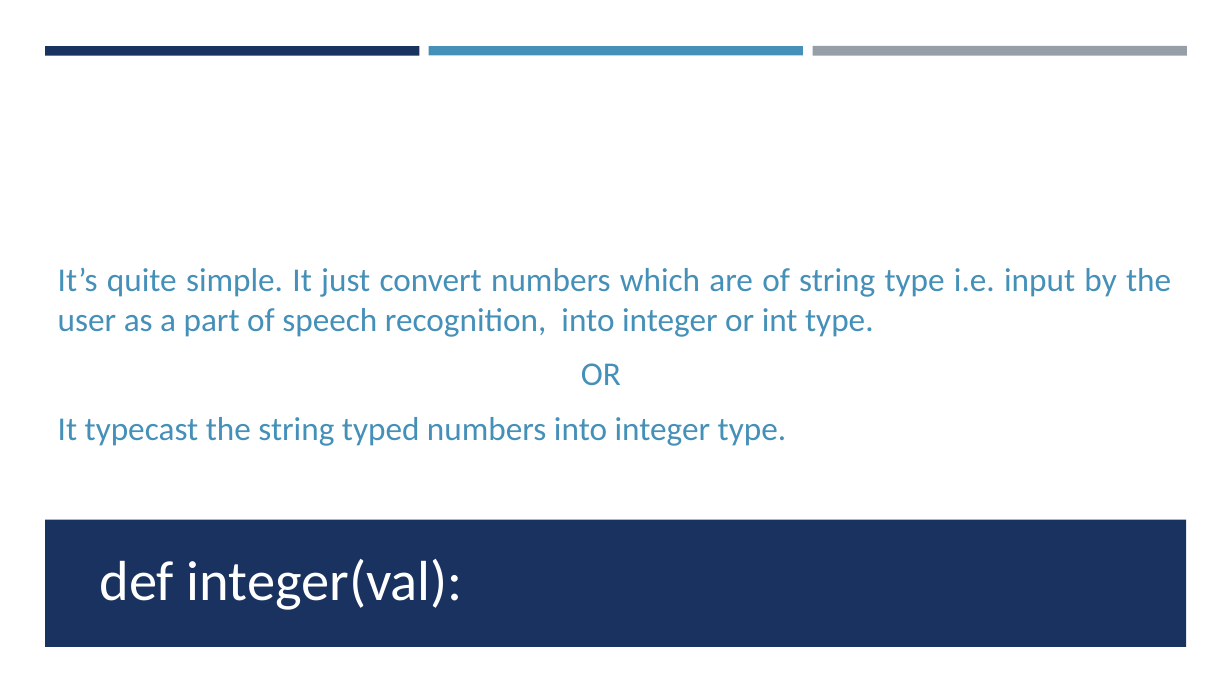
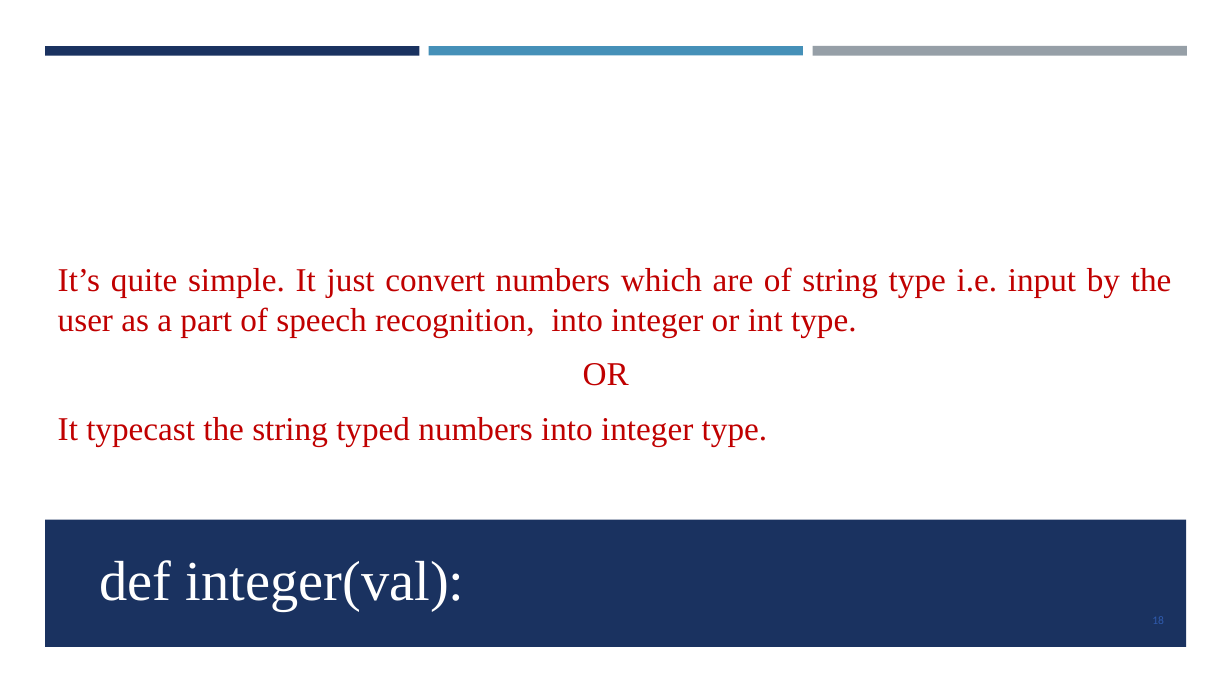
Before and after one commit to GopalSharma16/zonal_project, a slide deck: slide 18 of BROTHER.pptx (slide 14 before the commit). Drawn at 1232x693 pixels with LibreOffice and Linux fonts; fonts in the diff are those of the drawing. Boxes give left, top, right and bottom in pixels: in the first picture for what was removed or moved away, otherwise in the second. Text is boxed around its words. In the diff, an @@ line names an element or a change of style, - is before the commit and + after.

```diff
--- a/BROTHER.pptx
+++ b/BROTHER.pptx
@@ text "It’s quite simple. It just ..." at [58, 267, 1172, 446]: font Calibri to Times New Roman, text colour #4590B8 to #C00000 @@
@@ title "def integer(val):" at [99, 560, 465, 611]: font Calibri to Times New Roman @@
@@ page number added at [1152, 616, 1164, 624], 9 pt, text #2F5AAC @@
+18
```
Also in this commit, not shown: 24 other slides changed, 7 slides added, 2 other files.
